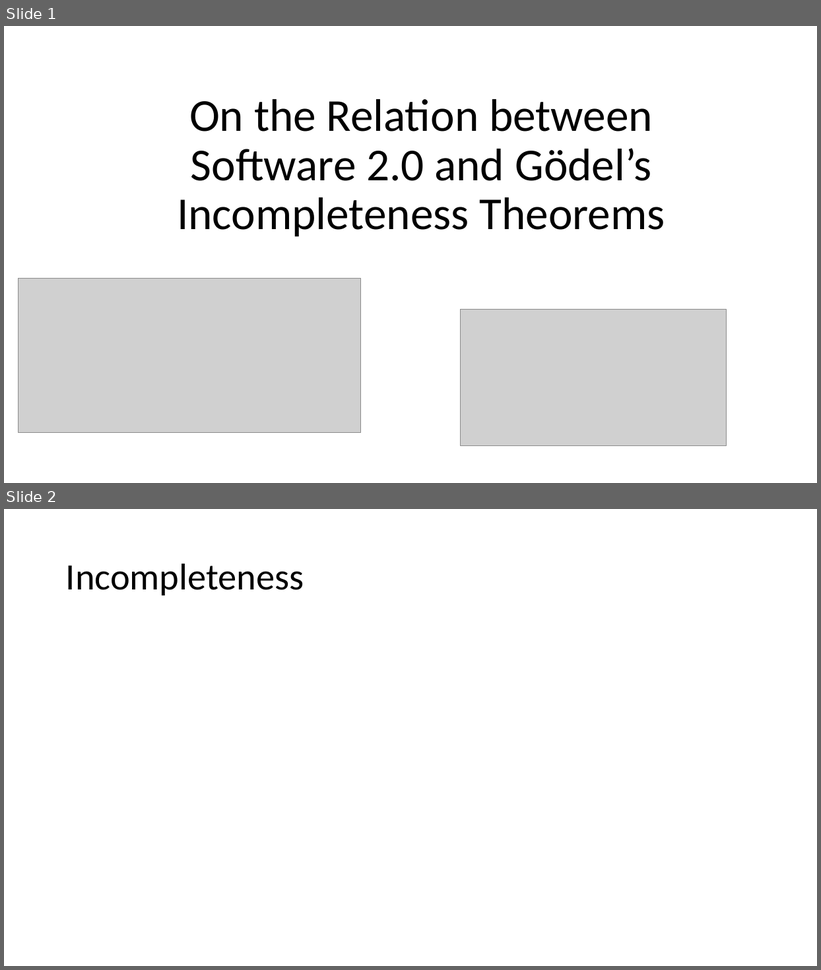
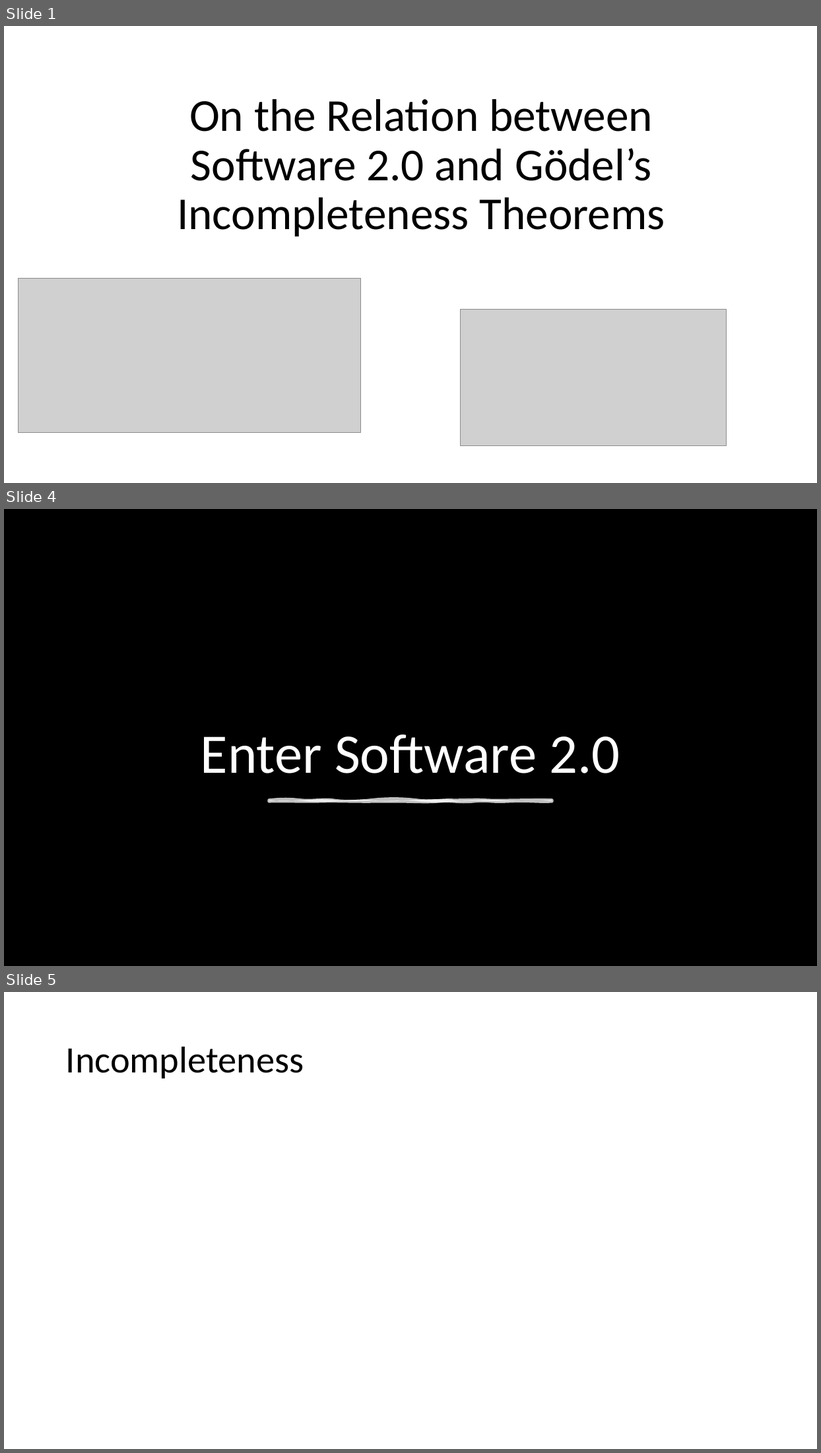
Before and after one commit to natitaw/my-books, a slide deck: presentation/Presentation1.pptx. Shown one above the other, each under a label of ours: slides 1 and 2 before the commit, slides 1, 4 and 5 after it; the slides between them are not shown. The pictures are 821x970 and 821x1453 pixels, drawn with LibreOffice and Linux fonts; fonts in the diff are those of the drawing; grey boxes stand for pictures; background and template pictures are left out. Boxes give left, top, right and bottom in pixels: in the first picture for what was removed or moved away, otherwise in the second. Text is boxed around its words. In the diff, an @@ line names an element or a change of style, - is before the commit and + after.

```diff
--- a/presentation/Presentation1.pptx
+++ b/presentation/Presentation1.pptx
@@ slide 4 added at box(4, 509, 817, 966), background picture (left out) @@
@@ title added at box(201, 735, 620, 774), 66 pt, text #FFFFFF @@
+Enter Software 2.0
@@ freeform shape added at box(269, 801, 552, 802), fill #FFFFFF at 75% opacity, outline #FFFFFF 3.5 pt @@
@@ what was slide 2 is now slide 5 @@
```
Also in this commit, not shown: 1 slide changed, 1 other slide added, 2 other files.
